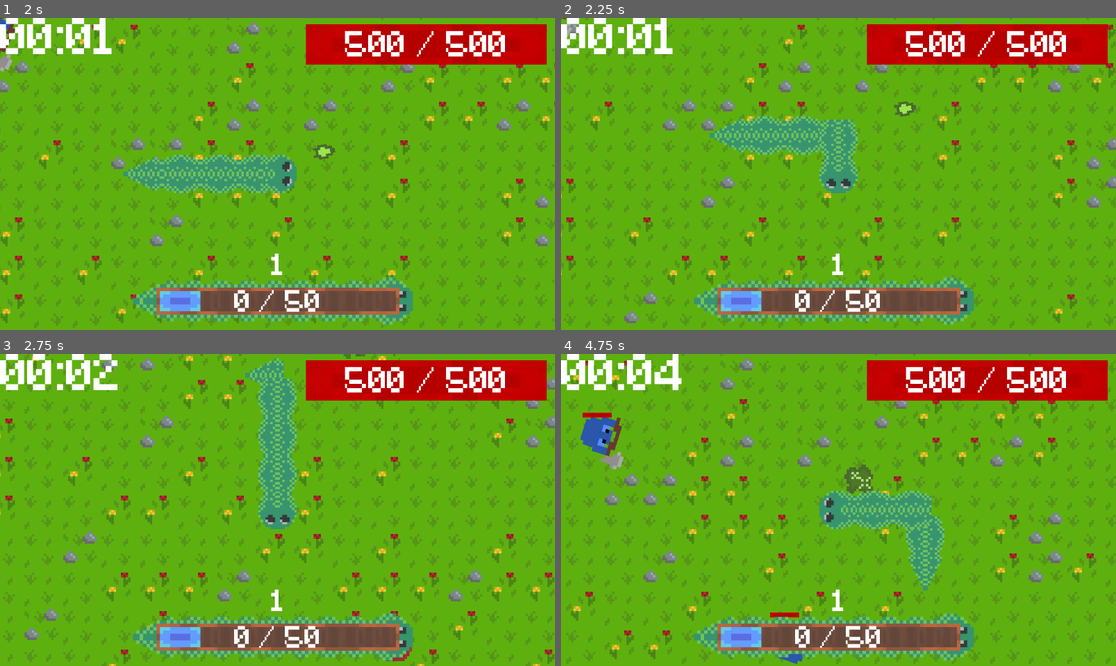
Above: before the commit, frames 1-4 (two rows, left to right).
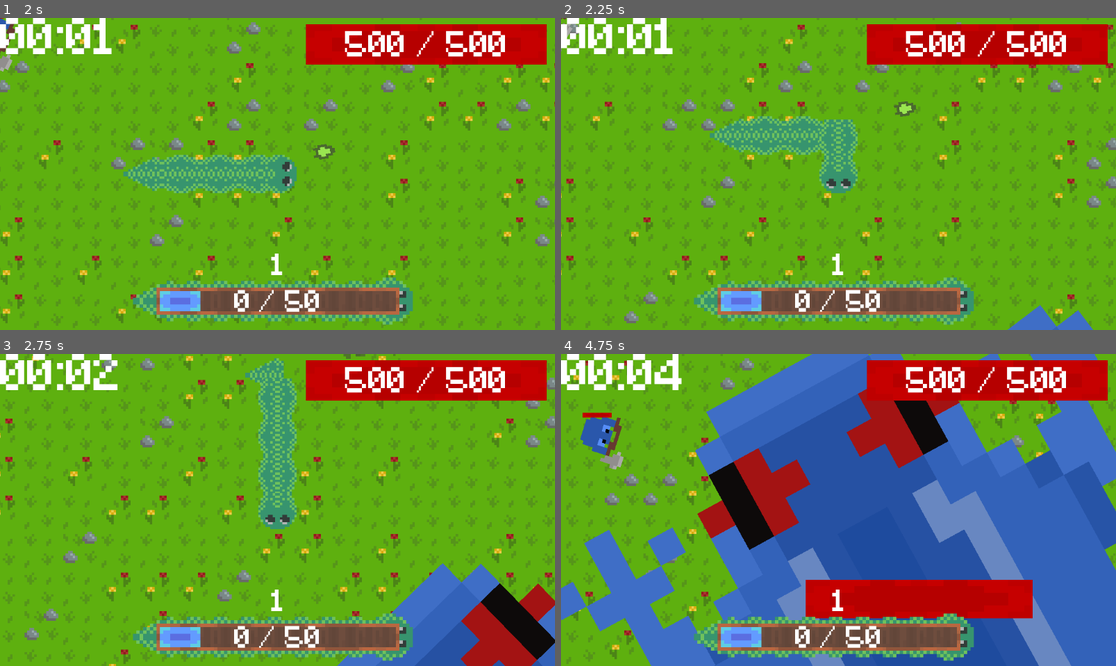
Above: after the commit, the same moments.

Repository: EdWinMaster0/ProjectSnake
Game: Godot game, scene res://scenes/Menu.tscn
Same seed, same stepped clock (60 frames per second), same inputs: the game is played once before the commit and once after it.
Inputs (mouse positions are in pixels of both pictures, inside the frame that each line leads up to):
- Up to frame 1 (2 s): click "Start" at 0.5 s; move the mouse to (399, 158) at 1.27 s; hold D (Right) from 1.28 s (still down); tap Space (Action) at 1.35 s
- Up to frame 2 (2.25 s): move the mouse to (727, 189) at 2.02 s; release D (Right) at 2.03 s; hold S (Down) from 2.03 s (still down); tap Space (Action) at 2.1 s
- Up to frame 3 (2.75 s): keep holding S (Down)
- Up to frame 4 (4.75 s): move the mouse to (894, 441) at 2.77 s; release S (Down) at 2.78 s; hold D (Right) 2.78-3.53 s; tap Space (Action) at 2.85, 3.6, 4.35 s; move the mouse to (810, 572) at 3.52 s; hold Up (Up) 3.53-4.28 s; move the mouse to (1005, 556) at 4.27 s; hold A (Left) from 4.28 s (still down)

Frame 1 is identical in both runs. In frame 2, 0.6% of the frame differs, in the area x 80-96%, y 91-100%; in frame 3, 7.6%; in frame 4, 61%, in the area x 0-100%, y 0-100%.

Commit message:
Add files via upload
boss phase 1
hop should be replaced with animation

Diff:
--- a/snake-survivors/scenes/Projectile.tscn
+++ b/snake-survivors/scenes/Projectile.tscn
@@ -54,7 +54,7 @@
 
 	if puddles.size() > GlobalVariables.max_puddles:
 		var oldest_puddle = puddles.pop_front()
-		if oldest_puddle:
+		if oldest_puddle and is_instance_valid(oldest_puddle):
 			oldest_puddle.queue_free()
 
 
--- a/snake-survivors/scenes/enemy.gd
+++ b/snake-survivors/scenes/enemy.gd
@@ -56,7 +56,9 @@
 	target_position = (player_position - position).normalized()
 
 	velocity = target_position * speed
-	if ai_num == 0:
+	if is_boss:
+		boss_I_ai(delta)
+	elif ai_num == 0:
 		axe_I_ai()
 	elif ai_num == 1:
 		archer_I_ai(delta)
@@ -108,11 +110,13 @@
 func _on_hurtbox_body_entered(body: Node2D) -> void:
 	if body.name == "Player":
 		is_enraged = false
-		cooldown = max_cooldown
+		if !is_boss and ai_num == 2:
+			cooldown = max_cooldown
 		deal_damage(GlobalVariables.defense)
 	elif body.name.contains("Segment"):
 		is_enraged = false
-		cooldown = max_cooldown
+		if !is_boss and ai_num == 2:
+			cooldown = max_cooldown
 		deal_damage(GlobalVariables.defense * GlobalVariables.scale_toughness)
 
 
@@ -175,4 +179,32 @@
 func boss_I_ai(delta: float) -> void:
 	$Sprite2D.vframes = 10
 	$Sprite2D.hframes = 2
-	$Sprite2D.frame = 9
+	$Sprite2D.frame = 8
+	z_index = 100
+	cooldown -= delta
+	if health > max_health/2:
+		if cooldown > 0:
+			$Sprite2D.frame = 8
+			$CollisionShape2D.disabled = false
+			$Sprite2D.look_at(player_position)
+			$Sprite2D.rotation_degrees += 90
+		elif cooldown > -1:
+			$Sprite2D.frame = 9
+			$CollisionShape2D.disabled = true
+			scale += Vector2(0.01, 0.01)
+			$Sprite2D.rotation_degrees -= 90
+			velocity = $Sprite2D.transform.x * speed*3
+			$Sprite2D.rotation_degrees += 90
+			move_and_slide()
+		elif cooldown > -2:
+			$Sprite2D.frame = 9
+			$CollisionShape2D.disabled = true
+			scale -= Vector2(0.01, 0.01)
+			$Sprite2D.rotation_degrees -= 90
+			velocity = $Sprite2D.transform.x * speed
+			$Sprite2D.rotation_degrees += 90
+			move_and_slide()
+		else:
+			cooldown = max_cooldown
+	else:
+		get_parent().modulate = Color(0.5, 0.5, 1.5)
--- a/snake-survivors/scenes/main_map_1.gd
+++ b/snake-survivors/scenes/main_map_1.gd
@@ -37,7 +37,7 @@
 	if randf_range(0, 100) < enemy_spawn_rate and enemies.size() <= max_enemy_count and is_in_menu == false:
 		var e = enemy_scene.instantiate()
 		enemies.append(e)
-		if enemy_num % 20 == 0 and enemy_num != 0:
+		if enemy_num % 20 == 0 and enemy_num == 0:
 			e.max_health *= 5
 			e.scale *= 5
 			e.damage *= 5
Not shown, added: snake-survivors/assets/Music/Metal_3.mp3.import
